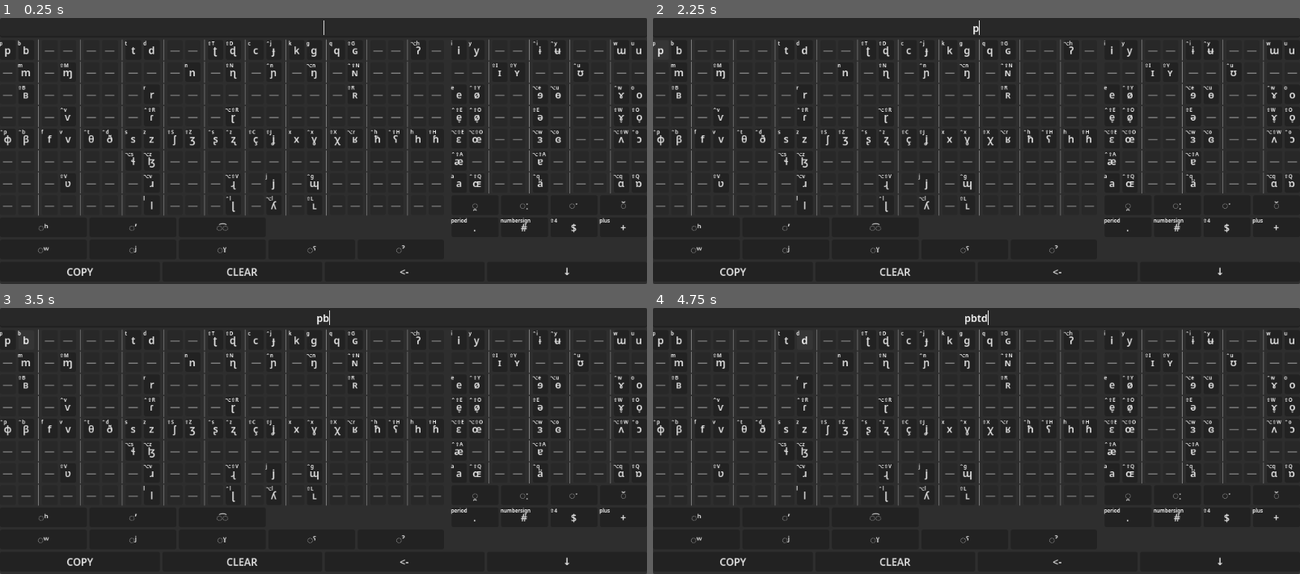
Above: before the commit, frames 1-4 (two rows, left to right).
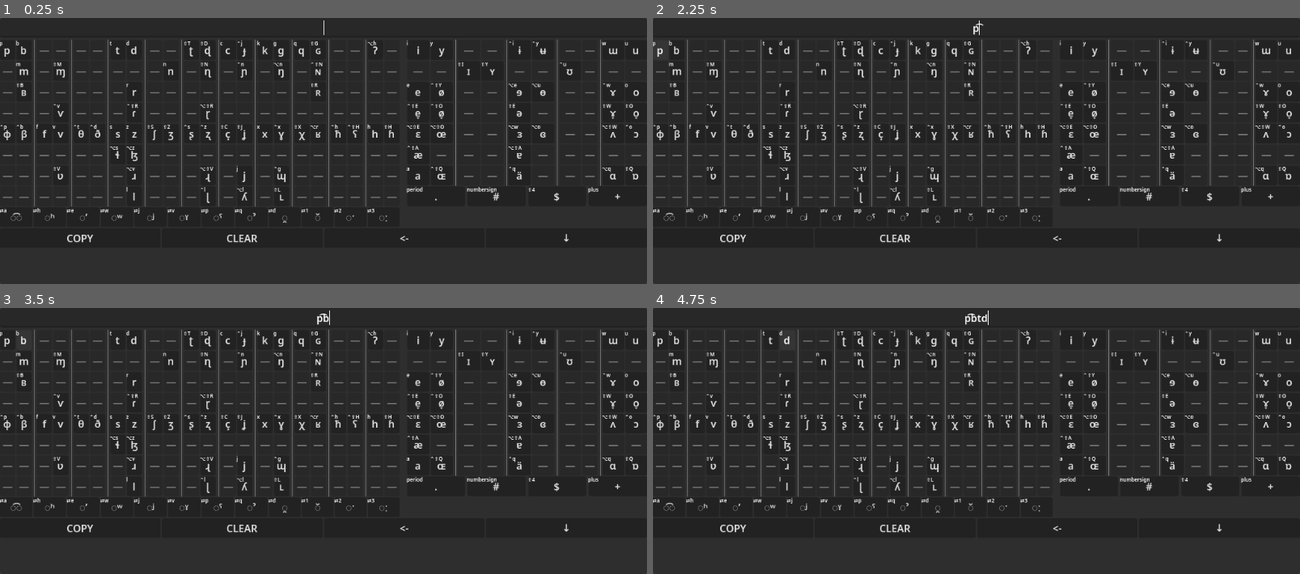
Above: after the commit, the same moments.

Repository: SeraKatha/ipa-keyboard
Game: Godot game, scene res://main.tscn
Two runs of this game, one before a commit and one after it. Both use one fixed random seed, a clock stepped at 60 frames per second and the inputs below.
Inputs (mouse positions are in pixels of both pictures, inside the frame that each line leads up to):
- Up to frame 1 (0.25 s): no input
- Up to frame 2 (2.25 s): click (698, 228) at 0.5 s, where only the run before the commit has a clickable "◌ʰ"; click (665, 217) at 1.25 s, where only the run after the commit has a clickable "◌͡◌"; click "p" at 2 s
- Up to frame 3 (3.5 s): click "b" at 2.75 s
- Up to frame 4 (4.75 s): click "t" at 3.5 s; click "d" at 4.25 s

The runs differ from the first frame. In frame 1, 10% of the frame differs, in the area x 0-100%, y 7-97%; in frame 2, 10%; in frame 3, 10%; in frame 4, 10%, in the area x 0-100%, y 2-97%.

Commit message:
Added keyboard shorcuts to modifiers

Diff:
--- a/keyboard/keyboard.gd
+++ b/keyboard/keyboard.gd
@@ -11,6 +11,7 @@
 signal pressed_right()
 signal pressed_close()
 
+@onready var _modifier_pad: ModifierPad = %ModifierPad
 
 func _on_copy_pressed() -> void:
 	pressed_copy.emit()
@@ -57,3 +58,15 @@
 
 func _on_close_pressed() -> void:
 	pressed_close.emit()
+
+
+func _on_basic_consonants_typed(sound: String) -> void:
+	_modifier_pad.apply(sound)
+
+
+func _on_basic_vowels_typed(sound: String) -> void:
+	_modifier_pad.apply(sound)
+
+
+func _on_modifier_pad_typed(sound: String) -> void:
+	typed_sound.emit(sound)
--- a/keyboard/keyboard.tscn
+++ b/keyboard/keyboard.tscn
@@ -1,8 +1,9 @@
 [gd_scene format=3 uid="uid://bm4iou4241gt4"]
 
 [ext_resource type="Script" uid="uid://c24mxetwmfnoc" path="res://keyboard/keyboard.gd" id="1_yo7bg"]
-[ext_resource type="PackedScene" uid="uid://m78r2dh0n8ax" path="res://keyboard/keypads/modified_consonants.tscn" id="3_d8yjl"]
-[ext_resource type="PackedScene" uid="uid://bdvb205ws0ic1" path="res://keyboard/keypads/modified_vowels.tscn" id="3_rpc6l"]
+[ext_resource type="PackedScene" uid="uid://hn7nb6xskwrv" path="res://keyboard/keypads/basic_consonants.tscn" id="2_eo0w7"]
+[ext_resource type="PackedScene" uid="uid://b0ji8qgfcamc0" path="res://keyboard/keypads/basic_vowels.tscn" id="3_aabq2"]
+[ext_resource type="PackedScene" uid="uid://clum5h5v3nn74" path="res://keyboard/keypads/modifier_pad.tscn" id="4_aabq2"]
 [ext_resource type="PackedScene" uid="uid://7uwxw4dy4nnb" path="res://keyboard/keypads/boundary_bar.tscn" id="4_eo0w7"]
 
 [node name="Keyboard" type="Control" unique_id=1540252945]
@@ -23,20 +24,29 @@
 anchor_bottom = 1.0
 grow_horizontal = 2
 grow_vertical = 2
+theme_override_constants/separation = 2
 
 [node name="HBoxContainer" type="HSplitContainer" parent="VBoxContainer" unique_id=109883805]
 layout_mode = 2
 collapsed = true
 dragger_visibility = 1
 
-[node name="FullConsonants" parent="VBoxContainer/HBoxContainer" unique_id=2053068840 instance=ExtResource("3_d8yjl")]
+[node name="VBoxContainer2" type="VBoxContainer" parent="VBoxContainer/HBoxContainer" unique_id=774905595]
 layout_mode = 2
-size_flags_stretch_ratio = 2.0
+theme_override_constants/separation = 2
+
+[node name="BasicConsonants" parent="VBoxContainer/HBoxContainer/VBoxContainer2" unique_id=1408021512 instance=ExtResource("2_eo0w7")]
+layout_mode = 2
+
+[node name="ModifierPad" parent="VBoxContainer/HBoxContainer/VBoxContainer2" unique_id=1951096994 instance=ExtResource("4_aabq2")]
+unique_name_in_owner = true
+layout_mode = 2
 
 [node name="VBoxContainer" type="VBoxContainer" parent="VBoxContainer/HBoxContainer" unique_id=493729740]
 layout_mode = 2
+theme_override_constants/separation = 2
 
-[node name="FullVowels" parent="VBoxContainer/HBoxContainer/VBoxContainer" unique_id=1166248587 instance=ExtResource("3_rpc6l")]
+[node name="BasicVowels" parent="VBoxContainer/HBoxContainer/VBoxContainer" unique_id=1474821788 instance=ExtResource("3_aabq2")]
 layout_mode = 2
 
 [node name="BoundaryBar" parent="VBoxContainer/HBoxContainer/VBoxContainer" unique_id=1333714843 instance=ExtResource("4_eo0w7")]
@@ -44,6 +54,7 @@
 
 [node name="HBoxContainer2" type="HBoxContainer" parent="VBoxContainer" unique_id=1222996909]
 layout_mode = 2
+theme_override_constants/separation = 2
 
 [node name="Copy" type="Button" parent="VBoxContainer/HBoxContainer2" unique_id=257782652]
 unique_name_in_owner = true
@@ -73,8 +84,9 @@
 focus_mode = 0
 text = "↓"
 
-[connection signal="typed" from="VBoxContainer/HBoxContainer/FullConsonants" to="." method="_on_typed"]
-[connection signal="typed" from="VBoxContainer/HBoxContainer/VBoxContainer/FullVowels" to="." method="_on_typed"]
+[connection signal="typed" from="VBoxContainer/HBoxContainer/VBoxContainer2/BasicConsonants" to="." method="_on_basic_consonants_typed"]
+[connection signal="typed" from="VBoxContainer/HBoxContainer/VBoxContainer2/ModifierPad" to="." method="_on_modifier_pad_typed"]
+[connection signal="typed" from="VBoxContainer/HBoxContainer/VBoxContainer/BasicVowels" to="." method="_on_basic_vowels_typed"]
 [connection signal="typed_sound" from="VBoxContainer/HBoxContainer/VBoxContainer/BoundaryBar" to="." method="_on_typed"]
 [connection signal="pressed" from="VBoxContainer/HBoxContainer2/Copy" to="." method="_on_copy_pressed"]
 [connection signal="pressed" from="VBoxContainer/HBoxContainer2/Clear" to="." method="_on_clear_pressed"]
--- a/keyboard/keypads/basic_consonants.tscn
+++ b/keyboard/keypads/basic_consonants.tscn
@@ -5,4 +5,6 @@
 [node name="BasicConsonants" type="GridContainer" unique_id=1408021512]
 size_flags_horizontal = 3
 size_flags_stretch_ratio = 2.0
+theme_override_constants/h_separation = 2
+theme_override_constants/v_separation = 2
 script = ExtResource("1_1sv2j")
--- a/keyboard/keypads/basic_vowels.tscn
+++ b/keyboard/keypads/basic_vowels.tscn
@@ -4,4 +4,6 @@
 
 [node name="BasicVowels" type="GridContainer" unique_id=1474821788]
 size_flags_horizontal = 3
+theme_override_constants/h_separation = 2
+theme_override_constants/v_separation = 2
 script = ExtResource("1_gk8br")
--- a/keyboard/keypads/modified_consonants.gd
+++ /dev/null
@@ -1,24 +0,0 @@
-extends ModifiedKeyPad
-
-
-@onready var _aspirated: Button = %Aspirated
-@onready var _ejective: Button = %Ejective
-@onready var _affricative: Button = %Affricative
-
-@onready var _labialized: Button = %Labialized
-@onready var _palatalized: Button = %Palatalized
-@onready var _velarized: Button = %Velarized
-@onready var _pharyngealized: Button = %Pharyngealized
-@onready var _glottalized: Button = %Glottalized
-
-
-func _on_basic_consonants_typed(sound: String) -> void:
-	sound = _apply_if(_aspirated,      sound, "%s\u02B0")
-	sound = _apply_if(_labialized,     sound, "%s\u02B7")
-	sound = _apply_if(_palatalized,    sound, "%s\u02B2")
-	sound = _apply_if(_velarized,      sound, "%s\u02E0")
-	sound = _apply_if(_pharyngealized, sound, "%s\u02E4")
-	sound = _apply_if(_glottalized,    sound, "%s\u02C0")
-	sound = _apply_if(_ejective,       sound, "%s\u02BC")
-	sound = _apply_if(_affricative,    sound, "\u0361%s")
-	_emit_typed(sound)
--- a/keyboard/keypads/modified_consonants.tscn
+++ /dev/null
@@ -1,71 +0,0 @@
-[gd_scene format=3 uid="uid://m78r2dh0n8ax"]
-
-[ext_resource type="Script" uid="uid://bmi884mhivdg1" path="res://keyboard/keypads/modified_consonants.gd" id="1_jo3sf"]
-[ext_resource type="PackedScene" uid="uid://hn7nb6xskwrv" path="res://keyboard/keypads/basic_consonants.tscn" id="2_32tnf"]
-[ext_resource type="PackedScene" uid="uid://dx7j1g7c5cv1i" path="res://keyboard/keys/modifier_key.tscn" id="3_hpbs3"]
-
-[node name="FullConsonants" type="VBoxContainer" unique_id=1951096994]
-anchors_preset = 15
-anchor_right = 1.0
-anchor_bottom = 1.0
-grow_horizontal = 2
-grow_vertical = 2
-size_flags_horizontal = 3
-size_flags_vertical = 3
-script = ExtResource("1_jo3sf")
-
-[node name="BasicConsonants" parent="." unique_id=1408021512 instance=ExtResource("2_32tnf")]
-unique_name_in_owner = true
-layout_mode = 2
-
-[node name="GridContainer" type="GridContainer" parent="." unique_id=1244028546]
-layout_mode = 2
-columns = 5
-
-[node name="Aspirated" parent="GridContainer" unique_id=633097217 instance=ExtResource("3_hpbs3")]
-unique_name_in_owner = true
-layout_mode = 2
-text = "◌ʰ"
-
-[node name="Ejective" parent="GridContainer" unique_id=1618170759 instance=ExtResource("3_hpbs3")]
-unique_name_in_owner = true
-layout_mode = 2
-text = "◌ʼ"
-
-[node name="Affricative" parent="GridContainer" unique_id=1316158150 instance=ExtResource("3_hpbs3")]
-unique_name_in_owner = true
-layout_mode = 2
-text = "◌͡◌"
-
-[node name="None" type="Control" parent="GridContainer" unique_id=1157074769]
-layout_mode = 2
-
-[node name="None2" type="Control" parent="GridContainer" unique_id=1366297336]
-layout_mode = 2
-
-[node name="Labialized" parent="GridContainer" unique_id=2064089731 instance=ExtResource("3_hpbs3")]
-unique_name_in_owner = true
-layout_mode = 2
-text = "◌ʷ"
-
-[node name="Palatalized" parent="GridContainer" unique_id=1108806291 instance=ExtResource("3_hpbs3")]
-unique_name_in_owner = true
-layout_mode = 2
-text = "◌ʲ"
-
-[node name="Velarized" parent="GridContainer" unique_id=235476041 instance=ExtResource("3_hpbs3")]
-unique_name_in_owner = true
-layout_mode = 2
-text = "◌ˠ"
-
-[node name="Pharyngealized" parent="GridContainer" unique_id=814200986 instance=ExtResource("3_hpbs3")]
-unique_name_in_owner = true
-layout_mode = 2
-text = "◌ˤ"
-
-[node name="Glottalized" parent="GridContainer" unique_id=631264704 instance=ExtResource("3_hpbs3")]
-unique_name_in_owner = true
-layout_mode = 2
-text = "◌ˀ"
-
-[connection signal="typed" from="BasicConsonants" to="." method="_on_basic_consonants_typed"]
--- a/keyboard/keypads/modified_type_pad.gd
+++ /dev/null
@@ -1,15 +0,0 @@
-@abstract class_name ModifiedKeyPad extends Control
-
-signal typed(sound : String)
-
-
-func _emit_typed(sound : String):
-	typed.emit(sound)
-
-
-func _apply_if(button : Button, sound  : String, modifier : String):
-	if button.button_pressed:
-		button.button_pressed = false;
-		return modifier % sound;
-	else:
-		return sound
--- a/keyboard/keypads/modified_vowels.gd
+++ /dev/null
@@ -1,13 +0,0 @@
-extends ModifiedKeyPad
-
-@onready var _diphthong_toggle: Button = %DiphthongToggle
-@onready var _long_vowel: Button = %LongVowel
-@onready var _half_long_vowel: Button = %HalfLongVowel
-@onready var _extra_short_vowel: Button = %ExtraShortVowel
-
-func _on_basic_vowels_typed(sound: String) -> void:
-	sound = _apply_if(_diphthong_toggle, sound, "%s\u032F")
-	sound = _apply_if(_long_vowel, sound, "%s\u02D0")
-	sound = _apply_if(_half_long_vowel, sound, "%s\u02D1")
-	sound = _apply_if(_extra_short_vowel, sound, "%s\u0306")
-	_emit_typed(sound)
--- a/keyboard/keypads/modified_vowels.tscn
+++ /dev/null
@@ -1,38 +0,0 @@
-[gd_scene format=3 uid="uid://bdvb205ws0ic1"]
-
-[ext_resource type="Script" uid="uid://ckijkn0vogdfy" path="res://keyboard/keypads/modified_vowels.gd" id="1_tkjjm"]
-[ext_resource type="PackedScene" uid="uid://b0ji8qgfcamc0" path="res://keyboard/keypads/basic_vowels.tscn" id="2_5pl25"]
-[ext_resource type="PackedScene" uid="uid://dx7j1g7c5cv1i" path="res://keyboard/keys/modifier_key.tscn" id="3_5pl25"]
-
-[node name="FullVowels" type="VBoxContainer" unique_id=1166248587]
-size_flags_horizontal = 3
-script = ExtResource("1_tkjjm")
-
-[node name="BasicVowels" parent="." unique_id=1474821788 instance=ExtResource("2_5pl25")]
-unique_name_in_owner = true
-layout_mode = 2
-
-[node name="Diphthong" type="HBoxContainer" parent="." unique_id=928834503]
-layout_mode = 2
-
-[node name="DiphthongToggle" parent="Diphthong" unique_id=633097217 instance=ExtResource("3_5pl25")]
-unique_name_in_owner = true
-layout_mode = 2
-text = "◌̯"
-
-[node name="LongVowel" parent="Diphthong" unique_id=1188255776 instance=ExtResource("3_5pl25")]
-unique_name_in_owner = true
-layout_mode = 2
-text = "◌ː"
-
-[node name="HalfLongVowel" parent="Diphthong" unique_id=884500426 instance=ExtResource("3_5pl25")]
-unique_name_in_owner = true
-layout_mode = 2
-text = "◌ˑ"
-
-[node name="ExtraShortVowel" parent="Diphthong" unique_id=1080118985 instance=ExtResource("3_5pl25")]
-unique_name_in_owner = true
-layout_mode = 2
-text = "◌̆"
-
-[connection signal="typed" from="BasicVowels" to="." method="_on_basic_vowels_typed"]
--- /dev/null
+++ b/keyboard/keypads/modifier_pad.gd
@@ -0,0 +1,95 @@
+class_name ModifierPad extends Control
+
+signal typed(sound : String)
+
+
+var _modifier_select = false;
+
+
+func _emit_typed(sound : String):
+	if not _modifier_select:
+		typed.emit(sound)
+
+
+func _apply_if(button : Button, sound  : String, modifier : String):
+	if button.button_pressed:
+		button.button_pressed = false;
+		return modifier % sound;
+	else:
+		return sound
+
+
+func _toggle_if(button : Button, event : InputEvent, action : String):
+	if InputMap.has_action(action) and event.is_action_pressed(action, true):
+		button.button_pressed = !button.button_pressed
+
+
+@onready var _aspirated: Button = %Aspirated
+@onready var _ejective: Button = %Ejective
+@onready var _affricative: Button = %Affricative
+@onready var _labialized: Button = %Labialized
+@onready var _palatalized: Button = %Palatalized
+@onready var _velarized: Button = %Velarized
+@onready var _pharyngealized: Button = %Pharyngealized
+@onready var _glottalized: Button = %Glottalized
+
+@onready var _diphthong: Button = %Diphthong
+@onready var _long_vowel: Button = %LongVowel
+@onready var _half_long_vowel: Button = %HalfLongVowel
+@onready var _extra_short_vowel: Button = %ExtraShortVowel
+
+
+func _ready() -> void:
+	_affricative.set_hint("ipa_modifier_affricative")
+	_aspirated.set_hint("ipa_modifier_aspirated")
+	_ejective.set_hint("ipa_modifier_ejective")
+	_labialized.set_hint("ipa_modifier_labialized")
+	_palatalized.set_hint("ipa_modifier_palatalized")
+	_velarized.set_hint("ipa_modifier_velarized")
+	_pharyngealized.set_hint("ipa_modifier_pharyngealized")
+	_glottalized.set_hint("ipa_modifier_glottalized")
+	_diphthong.set_hint("ipa_modifier_diphthong")
+	_long_vowel.set_hint("ipa_modifier_long_vowel")
+	_half_long_vowel.set_hint("ipa_modifier_half_long_vowel")
+	_extra_short_vowel.set_hint("ipa_modifier_extra_short_vowel")
+
+
+func apply(sound: String) -> void:
+	if not _modifier_select:
+		sound = _apply_if(_affricative,       sound, "%s\u0361")
+		sound = _apply_if(_aspirated,         sound, "%s\u02B0")
+		sound = _apply_if(_ejective,          sound, "%s\u02BC")
+		sound = _apply_if(_labialized,        sound, "%s\u02B7")
+		sound = _apply_if(_palatalized,       sound, "%s\u02B2")
+		sound = _apply_if(_velarized,         sound, "%s\u02E0")
+		sound = _apply_if(_pharyngealized,    sound, "%s\u02E4")
+		sound = _apply_if(_glottalized,       sound, "%s\u02C0")
+		sound = _apply_if(_diphthong,         sound, "%s\u032F")
+		sound = _apply_if(_long_vowel,        sound, "%s\u02D0")
+		sound = _apply_if(_half_long_vowel,   sound, "%s\u02D1")
+		sound = _apply_if(_extra_short_vowel, sound, "%s\u0306")
+		_emit_typed(sound)
+
+
+func _handle_modifier_select(event: InputEvent) -> void:
+	_toggle_if(_affricative,       event, "ipa_modifier_affricative")
+	_toggle_if(_aspirated,         event, "ipa_modifier_aspirated")
+	_toggle_if(_ejective,          event, "ipa_modifier_ejective")
+	_toggle_if(_labialized,        event, "ipa_modifier_labialized")
+	_toggle_if(_palatalized,       event, "ipa_modifier_palatalized")
+	_toggle_if(_velarized,         event, "ipa_modifier_velarized")
+	_toggle_if(_pharyngealized,    event, "ipa_modifier_pharyngealized")
+	_toggle_if(_glottalized,       event, "ipa_modifier_glottalized")
+	_toggle_if(_diphthong,         event, "ipa_modifier_diphthong")
+	_toggle_if(_long_vowel,        event, "ipa_modifier_long_vowel")
+	_toggle_if(_half_long_vowel,   event, "ipa_modifier_half_long_vowel")
+	_toggle_if(_extra_short_vowel, event, "ipa_modifier_extra_short_vowel")
+
+
+func _process(_delta: float) -> void:
+	_modifier_select = Input.is_action_pressed("toggle_modifer_select")
+
+
+func _input(event: InputEvent) -> void:
+	if _modifier_select:
+		_handle_modifier_select(event)
--- /dev/null
+++ b/keyboard/keypads/modifier_pad.tscn
@@ -0,0 +1,84 @@
+[gd_scene format=3 uid="uid://clum5h5v3nn74"]
+
+[ext_resource type="Script" uid="uid://oma8j1bcn6x3" path="res://keyboard/keypads/modifier_pad.gd" id="1_b3jnn"]
+[ext_resource type="ButtonGroup" uid="uid://bbjy8sm83nphq" path="res://keyboard/keys/vowel_length.tres" id="3_b3jnn"]
+[ext_resource type="PackedScene" uid="uid://dx7j1g7c5cv1i" path="res://keyboard/keys/modifier_key.tscn" id="3_uct01"]
+
+[node name="ModifierPad" type="VBoxContainer" unique_id=1951096994]
+anchors_preset = 15
+anchor_right = 1.0
+anchor_bottom = 1.0
+grow_horizontal = 2
+grow_vertical = 2
+size_flags_horizontal = 3
+size_flags_vertical = 3
+script = ExtResource("1_b3jnn")
+
+[node name="GridContainer" type="GridContainer" parent="." unique_id=1244028546]
+layout_mode = 2
+theme_override_constants/h_separation = 2
+theme_override_constants/v_separation = 2
+columns = 12
+
+[node name="Affricative" parent="GridContainer" unique_id=1316158150 instance=ExtResource("3_uct01")]
+unique_name_in_owner = true
+layout_mode = 2
+text = "◌͡◌"
+
+[node name="Aspirated" parent="GridContainer" unique_id=633097217 instance=ExtResource("3_uct01")]
+unique_name_in_owner = true
+layout_mode = 2
+text = "◌ʰ"
+
+[node name="Ejective" parent="GridContainer" unique_id=1618170759 instance=ExtResource("3_uct01")]
+unique_name_in_owner = true
+layout_mode = 2
+text = "◌ʼ"
+
+[node name="Labialized" parent="GridContainer" unique_id=2064089731 instance=ExtResource("3_uct01")]
+unique_name_in_owner = true
+layout_mode = 2
+text = "◌ʷ"
+
+[node name="Palatalized" parent="GridContainer" unique_id=1108806291 instance=ExtResource("3_uct01")]
+unique_name_in_owner = true
+layout_mode = 2
+text = "◌ʲ"
+
+[node name="Velarized" parent="GridContainer" unique_id=235476041 instance=ExtResource("3_uct01")]
+unique_name_in_owner = true
+layout_mode = 2
+text = "◌ˠ"
+
+[node name="Pharyngealized" parent="GridContainer" unique_id=814200986 instance=ExtResource("3_uct01")]
+unique_name_in_owner = true
+layout_mode = 2
+text = "◌ˤ"
+
+[node name="Glottalized" parent="GridContainer" unique_id=631264704 instance=ExtResource("3_uct01")]
+unique_name_in_owner = true
+layout_mode = 2
+text = "◌ˀ"
+
+[node name="Diphthong" parent="GridContainer" unique_id=147828510 instance=ExtResource("3_uct01")]
+unique_name_in_owner = true
+layout_mode = 2
+text = "◌̯"
+
+[node name="ExtraShortVowel" parent="GridContainer" unique_id=1080108607 instance=ExtResource("3_uct01")]
+unique_name_in_owner = true
+layout_mode = 2
+button_group = ExtResource("3_b3jnn")
+text = "◌̆"
+
+[node name="HalfLongVowel" parent="GridContainer" unique_id=1984907372 instance=ExtResource("3_uct01")]
+unique_name_in_owner = true
+layout_mode = 2
+button_group = ExtResource("3_b3jnn")
+text = "◌ˑ"
+
+[node name="LongVowel" parent="GridContainer" unique_id=2042286993 instance=ExtResource("3_uct01")]
+unique_name_in_owner = true
+layout_mode = 2
+button_group = ExtResource("3_b3jnn")
+text = "◌ː"
--- /dev/null
+++ b/keyboard/keys/modifier_key.gd
@@ -0,0 +1,8 @@
+extends Button
+
+@onready var _keyboard_hint: Label = %KeyboardHint
+
+func set_hint(action : String) -> void:
+	var input_action = InputMap.action_get_events(action)[0]
+	var hint = "⇄%s" % OS.get_keycode_string(input_action.keycode).to_lower()
+	_keyboard_hint.text = hint
--- a/keyboard/keys/modifier_key.tscn
+++ b/keyboard/keys/modifier_key.tscn
@@ -1,4 +1,6 @@
 [gd_scene format=3 uid="uid://dx7j1g7c5cv1i"]
+
+[ext_resource type="Script" uid="uid://dtmkd4gqc327j" path="res://keyboard/keys/modifier_key.gd" id="1_w85qw"]
 
 [node name="Key" type="Button" unique_id=633097217]
 size_flags_horizontal = 3
@@ -6,3 +8,13 @@
 focus_mode = 0
 toggle_mode = true
 action_mode = 0
+script = ExtResource("1_w85qw")
+
+[node name="KeyboardHint" type="Label" parent="." unique_id=1778027851]
+unique_name_in_owner = true
+layout_mode = 0
+offset_left = -1.0
+offset_top = -1.0
+offset_right = 39.0
+offset_bottom = 22.0
+theme_override_font_sizes/font_size = 8
--- /dev/null
+++ b/keyboard/keys/vowel_length.tres
@@ -0,0 +1,5 @@
+[gd_resource type="ButtonGroup" format=3 uid="uid://bbjy8sm83nphq"]
+
+[resource]
+resource_local_to_scene = false
+allow_unpress = true
--- a/main.gd
+++ b/main.gd
@@ -28,12 +28,11 @@
 	config.load("user://config.cfg")
 	var application_scale = config.get_value("ui", "scale", 1.0)
 	get_tree().root.content_scale_factor = application_scale
-	DisplayServer.window_set_size(Vector2i(1020, 451) * application_scale)
+	DisplayServer.window_set_size(Vector2i(1020, 364) * application_scale)
 	for key in config.get_section_keys("key_bindings"):
 		var event_action_str = config.get_value("key_bindings", key).to_lower()
 		var event_action_keys = event_action_str.split("+")
 		var input_event_key = InputMap.action_get_events(key)[0]
-		#print(event_action_keys)
 		input_event_key.shift_pressed = event_action_keys.has("shift")
 		input_event_key.ctrl_pressed = event_action_keys.has("ctrl")
 		input_event_key.alt_pressed = event_action_keys.has("alt")
--- a/project.godot
+++ b/project.godot
@@ -51,6 +51,11 @@
 "events": [Object(InputEventKey,"resource_local_to_scene":false,"resource_name":"","device":-1,"window_id":0,"alt_press …(195 unchanged characters)…
 ]
 }
+toggle_modifer_select={
+"deadzone": 0.2,
+"events": [Object(InputEventKey,"resource_local_to_scene":false,"resource_name":"","device":-1,"window_id":0,"alt_pressed":false,"shift_pressed":false,"ctrl_pressed":false,"meta_pressed":false,"pressed":false,"keycode":0,"physical_keycode":4194306,"key_label":0,"unicode":0,"location":0,"echo":false,"script":null)
+]
+}
 ipa_plosive_bilabial_unvoiced={
 "deadzone": 0.2,
 "events": [Object(InputEventKey,"resource_local_to_scene":false,"resource_name":"","device":-1,"window_id":0,"alt_press …(192 unchanged characters)…
@@ -541,6 +546,66 @@
 "events": [Object(InputEventKey,"resource_local_to_scene":false,"resource_name":"","device":-1,"window_id":0,"alt_press …(191 unchanged characters)…
 ]
 }
+ipa_modifier_aspirated={
+"deadzone": 0.2,
+"events": [Object(InputEventKey,"resource_local_to_scene":false,"resource_name":"","device":-1,"window_id":0,"alt_pressed":false,"shift_pressed":false,"ctrl_pressed":false,"meta_pressed":false,"pressed":false,"keycode":72,"physical_keycode":0,"key_label":0,"unicode":104,"location":0,"echo":false,"script":null)
+]
+}
+ipa_modifier_ejective={
+"deadzone": 0.2,
+"events": [Object(InputEventKey,"resource_local_to_scene":false,"resource_name":"","device":-1,"window_id":0,"alt_pressed":false,"shift_pressed":false,"ctrl_pressed":false,"meta_pressed":false,"pressed":false,"keycode":69,"physical_keycode":0,"key_label":0,"unicode":101,"location":0,"echo":false,"script":null)
+]
+}
+ipa_modifier_affricative={
+"deadzone": 0.2,
+"events": [Object(InputEventKey,"resource_local_to_scene":false,"resource_name":"","device":-1,"window_id":0,"alt_pressed":false,"shift_pressed":false,"ctrl_pressed":false,"meta_pressed":false,"pressed":false,"keycode":65,"physical_keycode":0,"key_label":0,"unicode":97,"location":0,"echo":false,"script":null)
+]
+}
+ipa_modifier_labialized={
+"deadzone": 0.2,
+"events": [Object(InputEventKey,"resource_local_to_scene":false,"resource_name":"","device":-1,"window_id":0,"alt_pressed":false,"shift_pressed":false,"ctrl_pressed":false,"meta_pressed":false,"pressed":false,"keycode":87,"physical_keycode":0,"key_label":0,"unicode":119,"location":0,"echo":false,"script":null)
+]
+}
+ipa_modifier_palatalized={
+"deadzone": 0.2,
+"events": [Object(InputEventKey,"resource_local_to_scene":false,"resource_name":"","device":-1,"window_id":0,"alt_pressed":false,"shift_pressed":false,"ctrl_pressed":false,"meta_pressed":false,"pressed":false,"keycode":74,"physical_keycode":0,"key_label":0,"unicode":106,"location":0,"echo":false,"script":null)
+]
+}
+ipa_modifier_velarized={
+"deadzone": 0.2,
+"events": [Object(InputEventKey,"resource_local_to_scene":false,"resource_name":"","device":-1,"window_id":0,"alt_pressed":false,"shift_pressed":false,"ctrl_pressed":false,"meta_pressed":false,"pressed":false,"keycode":86,"physical_keycode":0,"key_label":0,"unicode":118,"location":0,"echo":false,"script":null)
+]
+}
+ipa_modifier_pharyngealized={
+"deadzone": 0.2,
+"events": [Object(InputEventKey,"resource_local_to_scene":false,"resource_name":"","device":-1,"window_id":0,"alt_pressed":false,"shift_pressed":false,"ctrl_pressed":false,"meta_pressed":false,"pressed":false,"keycode":80,"physical_keycode":0,"key_label":0,"unicode":112,"location":0,"echo":false,"script":null)
+]
+}
+ipa_modifier_glottalized={
+"deadzone": 0.2,
+"events": [Object(InputEventKey,"resource_local_to_scene":false,"resource_name":"","device":-1,"window_id":0,"alt_pressed":false,"shift_pressed":false,"ctrl_pressed":false,"meta_pressed":false,"pressed":false,"keycode":81,"physical_keycode":0,"key_label":0,"unicode":113,"location":0,"echo":false,"script":null)
+]
+}
+ipa_modifier_diphthong={
+"deadzone": 0.2,
+"events": [Object(InputEventKey,"resource_local_to_scene":false,"resource_name":"","device":-1,"window_id":0,"alt_pressed":false,"shift_pressed":false,"ctrl_pressed":false,"meta_pressed":false,"pressed":false,"keycode":68,"physical_keycode":0,"key_label":0,"unicode":100,"location":0,"echo":false,"script":null)
+]
+}
+ipa_modifier_half_long_vowel={
+"deadzone": 0.2,
+"events": [Object(InputEventKey,"resource_local_to_scene":false,"resource_name":"","device":-1,"window_id":0,"alt_pressed":false,"shift_pressed":false,"ctrl_pressed":false,"meta_pressed":false,"pressed":false,"keycode":50,"physical_keycode":0,"key_label":0,"unicode":50,"location":0,"echo":false,"script":null)
+]
+}
+ipa_modifier_long_vowel={
+"deadzone": 0.2,
+"events": [Object(InputEventKey,"resource_local_to_scene":false,"resource_name":"","device":-1,"window_id":0,"alt_pressed":false,"shift_pressed":false,"ctrl_pressed":false,"meta_pressed":false,"pressed":false,"keycode":51,"physical_keycode":0,"key_label":0,"unicode":51,"location":0,"echo":false,"script":null)
+]
+}
+ipa_modifier_extra_short_vowel={
+"deadzone": 0.2,
+"events": [Object(InputEventKey,"resource_local_to_scene":false,"resource_name":"","device":-1,"window_id":0,"alt_pressed":false,"shift_pressed":false,"ctrl_pressed":false,"meta_pressed":false,"pressed":false,"keycode":49,"physical_keycode":0,"key_label":0,"unicode":49,"location":0,"echo":false,"script":null)
+]
+}
 
 [input_devices]
 
Not shown, removed: keyboard/keypads/modified_consonants.gd.uid
Not shown, removed: keyboard/keypads/modified_vowels.gd.uid
Renamed: keyboard/keypads/modified_type_pad.gd.uid -> keyboard/keypads/modifier_pad.gd.uid
Not shown, added: keyboard/keys/modifier_key.gd.uid
